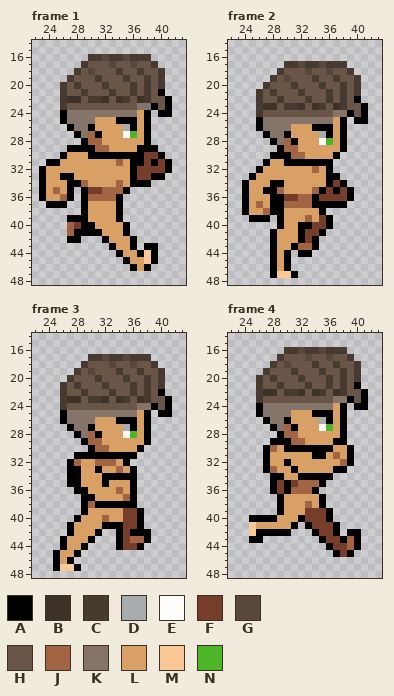
A pixel-art file gets an edit: Pixel Crawler - Free Pack/Entities/Characters/Body_A/Animations/Run_Base/Run_Side.aseprite. That is the earlier state.
64x64 pixels, 6 frames. Shown: frame 1: x 22..43, y 14..48; frame 2: x 22..43, y 14..48; frame 3: x 22..43, y 14..48; frame 4: x 22..43, y 14..48. The commit also changed other frames, which this record leaves out.
Palette (. is transparent): A #000000  B #3e3127  C #463a31  D #a7acae  E #fffcfc  F #763d2b  G #58483c  H #6a5648  J #a26543  K #847469  L #d9a066  M #fac895  N #4cb528
Once edited:
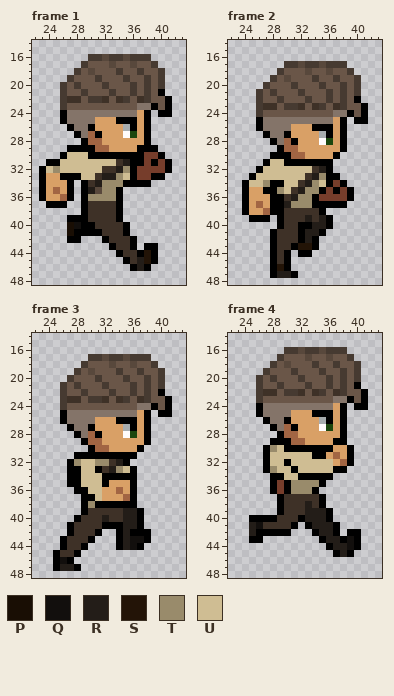
Colours new in this view: P #190e04  Q #120f0d  R #231d18  S #231407  T #998b6b  U #cfbd93
What changed:
layer "Legs" added
layer "Shoes/simple_shoes" added
layer "Pants/simple_pants" added
layer "Body" added
layer "Arms" added
layer "Shirts/simple_shirt" added
layer "Leg_B" removed
layer "Chest" removed
layer "Arm_B" removed
colour N: #4cb528 -> #1b460d
Changed rows in their new state; - is a pixel that keeps its letter.
Frame 1:
first column x 24:
30 ---UUU---------
31 --UUUUUUUUBR---
32 UTUUUUUUBBRT---
33 ----AUUBRRTU---
34 ----.ABRTTTA---
35 ------RGTTA.---
36 ------TTTT-----
37 ------BBBB-----
38 ------BBBB-----
39 ------BBBB-----
40 ---PQ--BBBB----
41 ---P----BBB----
42 ---------BBB---
43 ----------BB---
44 -----------BB-S
45 ------------BRS
46 -------------R-
Frame 2, layers "Shirts/simple_shirt", "Pants/simple_pants", "Shoes/simple_shoes":
first column x 25:
31 ---UU------
32 --UUUUUUUBR
33 -UUUUUUUBRT
34 UUT--UUBRTU
35 ----TUBRTT-
36 -----BRTT--
37 -----RTTT--
38 -----BBBBB-
39 -----BBBRBR
40 -----BB--RR
41 ----BBB-RR-
42 ----BBB-R--
43 ----BB-SS--
44 ----B------
45 ----B------
46 ----S------
47 ----RR-----
Frame 3, layers "Shirts/simple_shirt", "Pants/simple_pants", "Shoes/simple_shoes":
first column x 26:
32 --TUUTTBR---
33 ---UU-BRTU--
34 ---UUU------
35 ---UUU------
36 ----UU------
37 -----U------
38 ----T-------
39 ----BBBBBRR-
40 ---BBBRBBRR-
41 --BBBB---RR-
42 --BBB----R--
43 -BBB-----RQQ
44 -BB------RQ-
45 BB----------
46 Q-----------
47 RR----------
Frame 4, layers "Shirts/simple_shirt", "Pants/simple_pants", "Shoes/simple_shoes":
first column x 25:
30 ---TU----------
31 ---UUUUUU------
32 ---UU-UUUUUU---
33 ---TUU-UUUUU---
34 -----UU--------
35 ------TTTT-----
36 ------TTT------
37 -----BBBBB-----
38 -----BBBRB-----
39 -----BBBRRR----
40 ----BBB-RRR----
41 RQBBBB---RRR---
42 R---------RR---
43 -----------RR-Q
44 ------------RRQ
45 -------------R-
Where, in picture pixels (left, top, right, bottom), the same in both pictures:
changed: (46, 131, 151, 271)
changed: (326, 138, 333, 145)
changed: (249, 159, 326, 278)
changed: (130, 431, 137, 438)
changed: (60, 459, 144, 571)
changed: (249, 424, 354, 557)
